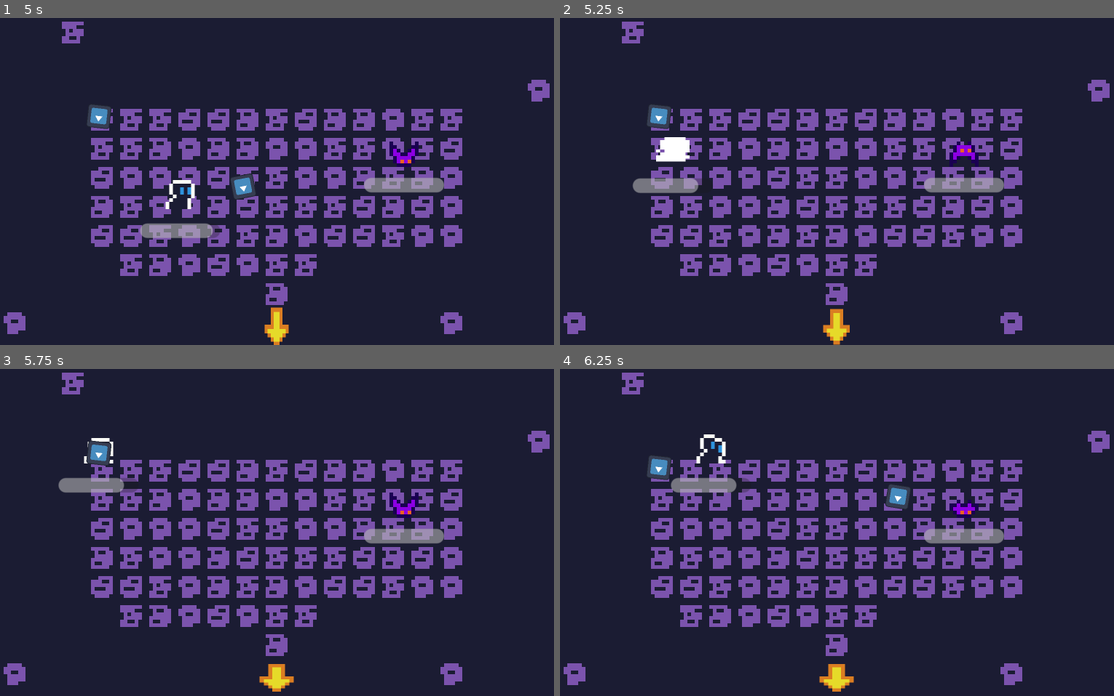
Above: before the commit, frames 1-4 (two rows, left to right).
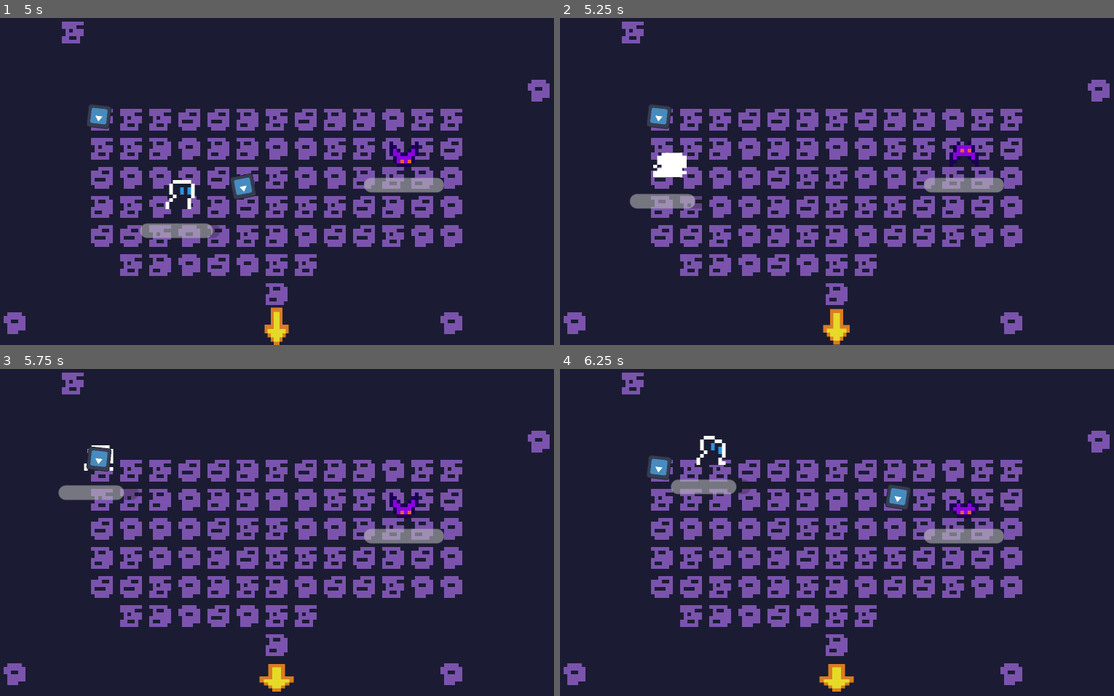
Above: after the commit, the same moments.

Repository: Renan-G-projec/DungeonWarrior
Game: Godot game, scene res://scenes/main.tscn
Two runs of this game, one before a commit and one after it. Both use one fixed random seed, a clock stepped at 60 frames per second and the inputs below. The engine's default icon, where the game draws it, is replaced by a stand-in: a white triangle on a blue panel in a dark square.
Inputs (mouse positions are in pixels of both pictures, inside the frame that each line leads up to):
- Up to frame 1 (5 s): tap Enter (ui_accept) at 0.5, 0.77, 1.52, 3.02, 3.77, 4.52 s; move the mouse to (260, 246) at 0.52 s; hold Up (ui_up) 0.53-2.03 s; tap E (Interact) at 0.6, 3.6 s; click (260, 246) at 0.67 s; move the mouse to (465, 230) at 1.27 s; click (465, 230) at 1.35 s; move the mouse to (116, 132) at 2.02 s; hold A (walk_left) 2.03-3.53 s; tap Shift (dash) at 2.1 s; move the mouse to (321, 181) at 2.77 s; tap Alt at 2.85 s; click (321, 181) at 2.92 s; move the mouse to (204, 99) at 3.52 s; hold Down (ui_down) 3.53-4.28 s; move the mouse to (421, 165) at 4.27 s; hold D (walk_right) from 4.28 s (still down); click (421, 165) at 4.35 s
- Up to frame 2 (5.25 s): move the mouse to (737, 197) at 5.02 s; release D (walk_right) at 5.03 s; hold Up (ui_up) from 5.03 s (still down); tap Shift (dash) at 5.1 s; click (737, 197) at 5.17 s
- Up to frame 3 (5.75 s): keep holding Up (ui_up)
- Up to frame 4 (6.25 s): move the mouse to (909, 460) at 5.77 s; release Up (ui_up) at 5.78 s; hold D (walk_right) from 5.78 s (still down); tap Alt at 5.85 s; tap Enter (ui_accept) at 6.02 s

Frame 1 is identical in both runs. In frame 2, 1.6% of the frame differs, in the area x 12-28%, y 36-59%; in frame 3, 0.9%; in frame 4, 0.3%.

Commit message:
feat: Added screenshake when player took damage. AMDG

Diff:
--- a/features/player/player.gd
+++ b/features/player/player.gd
@@ -98,6 +98,7 @@
 ) -> void:
 	%FeelComponent.squash_animation($Sprite2D, Vector2(1.4, 0.6), 0.3)
 	%FeelComponent.hit_animation($Sprite2D, 0.2)
+	Screenshake.shake(1)
 
 
 func _on_health_component_died() -> void:
